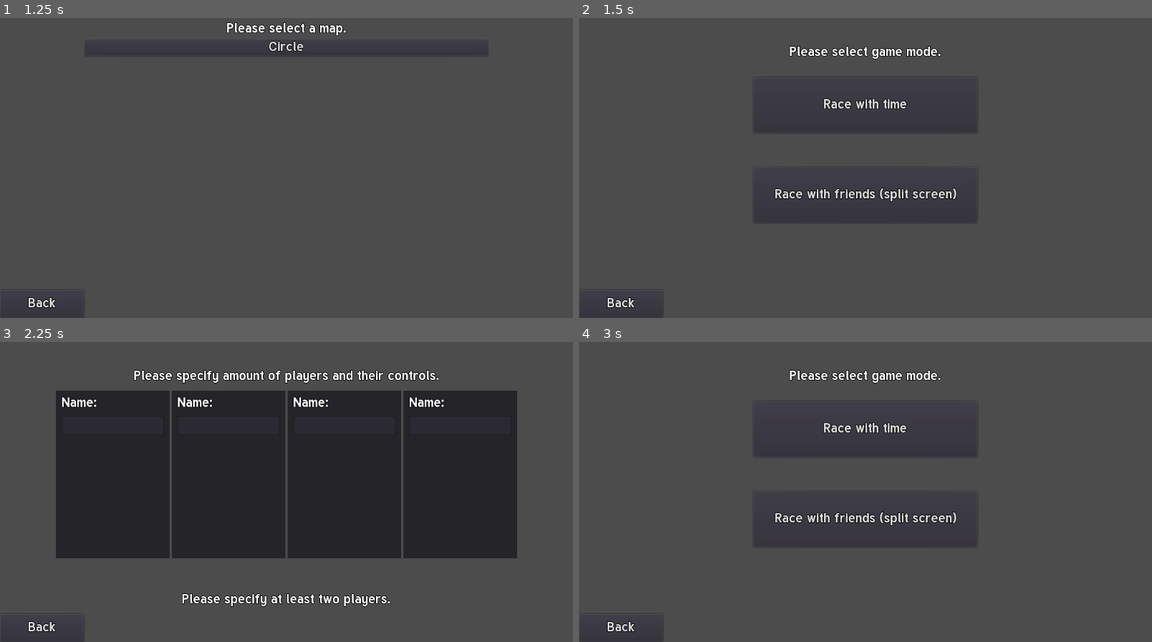
Above: before the commit, frames 1-4 (two rows, left to right).
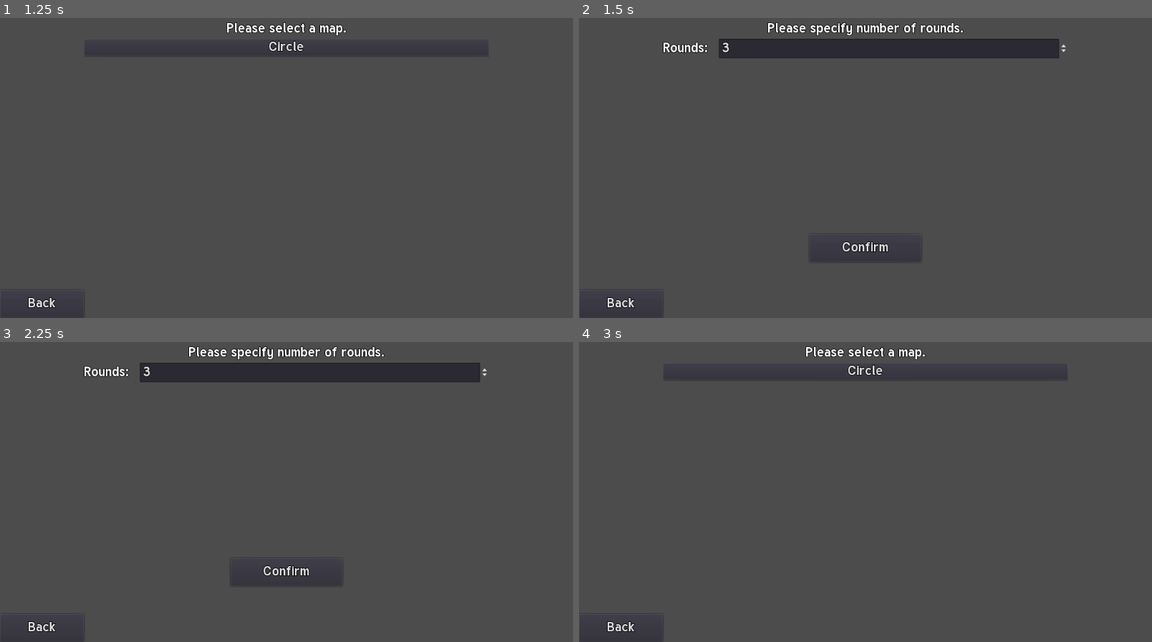
Above: after the commit, the same moments.

Repository: MilanVasko/Ludum-Dare-47
Game: Godot game, scene res://main_menu/main_menu.tscn
The game is run twice, just before and just after one commit, with the same random seed, the same clock (stepped at 60 frames per second) and the same inputs.
Inputs (mouse positions are in pixels of both pictures, inside the frame that each line leads up to):
- Up to frame 1 (1.25 s): click "Play" at 0.5 s
- Up to frame 2 (1.5 s): click "Circle" at 1.25 s
- Up to frame 3 (2.25 s): click (286, 519) at 2 s, where only the run before the commit has a clickable "Race with friends (split scre…"
- Up to frame 4 (3 s): click "Back" at 2.75 s

Frame 1 is identical in both runs. In frame 2, 6.0% of the frame differs, in the area x 14-85%, y 1-82%; in frame 3, 49%, in the area x 9-91%, y 1-89%; in frame 4, 2.4%.

Commit message:
Add rounds menu

Diff:
--- a/ingame/game_progress/game_progress.gd
+++ b/ingame/game_progress/game_progress.gd
@@ -1,6 +1,6 @@
 extends Node2D
 
-var rounds_needed = 1
+var rounds_needed = Settings.last_number_of_rounds
 var boat_progresses = {}
 var finished_boats = []
 
--- a/main_menu/play_menu/play_menu.gd
+++ b/main_menu/play_menu/play_menu.gd
@@ -2,10 +2,10 @@
 
 func _on_circle_map_pressed():
 	Settings.last_selected_map = "circle"
-	go_to_game_mode_menu()
+	go_to_rounds_menu()
 
-func go_to_game_mode_menu():
-	var err = get_tree().change_scene("res://main_menu/game_mode_menu/game_mode_menu.tscn")
+func go_to_rounds_menu():
+	var err = get_tree().change_scene("res://main_menu/play_menu/rounds_menu/rounds_menu.tscn")
 	assert(err == OK)
 
 func _on_back_pressed():
--- a/main_menu/game_mode_menu/game_mode_menu.gd
+++ b/main_menu/play_menu/rounds_menu/game_mode_menu/game_mode_menu.gd
@@ -7,9 +7,9 @@
 
 func _on_race_with_friends_pressed():
 	Settings.last_selected_game_mode = Settings.GameMode.RACE_WITH_FRIENDS
-	var err = get_tree().change_scene("res://main_menu/game_mode_menu/race_with_friends_menu/race_with_friends_menu.tscn")
+	var err = get_tree().change_scene("res://main_menu/play_menu/rounds_menu/game_mode_menu/race_with_friends_menu/race_with_friends_menu.tscn")
 	assert(err == OK)
 
 func _on_back_pressed():
-	var err = get_tree().change_scene("res://main_menu/play_menu/play_menu.tscn")
+	var err = get_tree().change_scene("res://main_menu/play_menu/rounds_menu/rounds_menu.tscn")
 	assert(err == OK)
--- a/main_menu/game_mode_menu/game_mode_menu.tscn
+++ b/main_menu/play_menu/rounds_menu/game_mode_menu/game_mode_menu.tscn
@@ -1,6 +1,6 @@
 [gd_scene load_steps=2 format=2]
 
-[ext_resource path="res://main_menu/game_mode_menu/game_mode_menu.gd" type="Script" id=1]
+[ext_resource path="res://main_menu/play_menu/rounds_menu/game_mode_menu/game_mode_menu.gd" type="Script" id=1]
 
 [node name="GameModeMenu" type="Control"]
 anchor_right = 1.0
--- a/main_menu/game_mode_menu/race_with_friends_menu/player_settings/player_settings.tscn
+++ b/main_menu/play_menu/rounds_menu/game_mode_menu/race_with_friends_menu/player_settings/player_settings.tscn
@@ -1,6 +1,8 @@
 [gd_scene load_steps=2 format=2]
 
-[ext_resource path="res://main_menu/game_mode_menu/race_with_friends_menu/player_settings/player_settings.gd" type="Script" id=1]
+[ext_resource path="res://main_menu/play_menu/rounds_menu/game_mode_menu/race_with_friends_menu/player_settings/player_settings.gd" type="Script" id=1]
+
+
 
 [node name="PlayerSettings" type="Panel"]
 margin_right = 300.0
--- a/main_menu/game_mode_menu/race_with_friends_menu/race_with_friends_menu.gd
+++ b/main_menu/play_menu/rounds_menu/game_mode_menu/race_with_friends_menu/race_with_friends_menu.gd
@@ -11,7 +11,7 @@
 	update_summary(player_names)
 
 func _on_back_pressed():
-	var err = get_tree().change_scene("res://main_menu/game_mode_menu/game_mode_menu.tscn")
+	var err = get_tree().change_scene("res://main_menu/play_menu/rounds_menu/game_mode_menu/game_mode_menu.tscn")
 	assert(err == OK)
 
 func _on_play_pressed():
--- a/main_menu/game_mode_menu/race_with_friends_menu/race_with_friends_menu.tscn
+++ b/main_menu/play_menu/rounds_menu/game_mode_menu/race_with_friends_menu/race_with_friends_menu.tscn
@@ -1,7 +1,8 @@
 [gd_scene load_steps=3 format=2]
 
-[ext_resource path="res://main_menu/game_mode_menu/race_with_friends_menu/race_with_friends_menu.gd" type="Script" id=1]
-[ext_resource path="res://main_menu/game_mode_menu/race_with_friends_menu/player_settings/player_settings.tscn" type="PackedScene" id=2]
+[ext_resource path="res://main_menu/play_menu/rounds_menu/game_mode_menu/race_with_friends_menu/race_with_friends_menu.gd" type="Script" id=1]
+[ext_resource path="res://main_menu/play_menu/rounds_menu/game_mode_menu/race_with_friends_menu/player_settings/player_settings.tscn" type="PackedScene" id=2]
+
 
 [node name="RaceWithFriendsMenu" type="Control"]
 anchor_right = 1.0
--- /dev/null
+++ b/main_menu/play_menu/rounds_menu/rounds_menu.gd
@@ -0,0 +1,15 @@
+extends Control
+
+onready var rounds_node = $Container/Rounds/Value
+
+func _ready():
+	rounds_node.value = Settings.last_number_of_rounds
+
+func _on_back_pressed():
+	var err = get_tree().change_scene("res://main_menu/play_menu/play_menu.tscn")
+	assert(err == OK)
+
+func _on_confirm_pressed():
+	Settings.last_number_of_rounds = int(rounds_node.value)
+	var err = get_tree().change_scene("res://main_menu/play_menu/rounds_menu/game_mode_menu/game_mode_menu.tscn")
+	assert(err == OK)
--- /dev/null
+++ b/main_menu/play_menu/rounds_menu/rounds_menu.tscn
@@ -0,0 +1,83 @@
+[gd_scene load_steps=2 format=2]
+
+[ext_resource path="res://main_menu/play_menu/rounds_menu/rounds_menu.gd" type="Script" id=1]
+
+[node name="RoundsMenu" type="Control"]
+anchor_right = 1.0
+anchor_bottom = 1.0
+script = ExtResource( 1 )
+__meta__ = {
+"_edit_use_anchors_": false
+}
+
+[node name="SelectRounds" type="Label" parent="."]
+anchor_right = 1.0
+margin_top = 58.3777
+margin_bottom = 108.378
+text = "Please specify number of rounds."
+align = 1
+valign = 1
+__meta__ = {
+"_edit_use_anchors_": false
+}
+
+[node name="Container" type="VBoxContainer" parent="."]
+anchor_right = 1.0
+anchor_bottom = 1.0
+margin_left = 150.0
+margin_top = 100.0
+margin_right = -150.0
+margin_bottom = -150.0
+__meta__ = {
+"_edit_use_anchors_": false
+}
+
+[node name="Rounds" type="HBoxContainer" parent="Container"]
+margin_right = 724.0
+margin_bottom = 35.0
+custom_constants/separation = 20
+__meta__ = {
+"_edit_use_anchors_": false
+}
+
+[node name="Label" type="Label" parent="Container/Rounds"]
+margin_top = 5.0
+margin_right = 80.0
+margin_bottom = 30.0
+text = "Rounds:"
+
+[node name="Value" type="SpinBox" parent="Container/Rounds"]
+margin_left = 100.0
+margin_right = 724.0
+margin_bottom = 35.0
+size_flags_horizontal = 3
+min_value = 1.0
+max_value = 100.0
+value = 1.0
+
+[node name="Confirm" type="Button" parent="."]
+anchor_left = 0.5
+anchor_top = 1.0
+anchor_right = 0.5
+anchor_bottom = 1.0
+margin_left = -100.0
+margin_top = -150.0
+margin_right = 100.0
+margin_bottom = -100.0
+text = "Confirm"
+__meta__ = {
+"_edit_use_anchors_": false
+}
+
+[node name="Back" type="Button" parent="."]
+anchor_top = 1.0
+anchor_bottom = 1.0
+margin_top = -50.0
+margin_right = 150.0
+margin_bottom = -0.249268
+text = "Back"
+__meta__ = {
+"_edit_use_anchors_": false
+}
+[connection signal="pressed" from="Confirm" to="." method="_on_confirm_pressed"]
+[connection signal="pressed" from="Back" to="." method="_on_back_pressed"]
--- a/settings/settings.gd
+++ b/settings/settings.gd
@@ -9,6 +9,7 @@
 }
 
 var last_selected_game_mode: int = GameMode.RACE_WITH_TIME
+var last_number_of_rounds: int = 3
 var last_selected_map: String = ""
 var player_names: Array = ["", "", "", ""]
 
Renamed: main_menu/game_mode_menu/race_with_friends_menu/player_settings/player_settings.gd -> main_menu/play_menu/rounds_menu/game_mode_menu/race_with_friends_menu/player_settings/player_settings.gd
